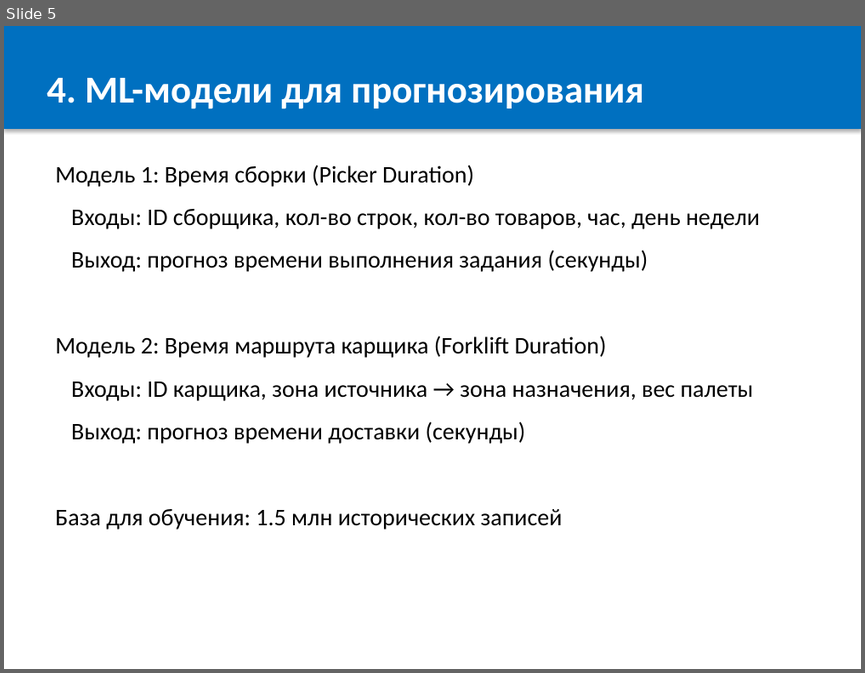
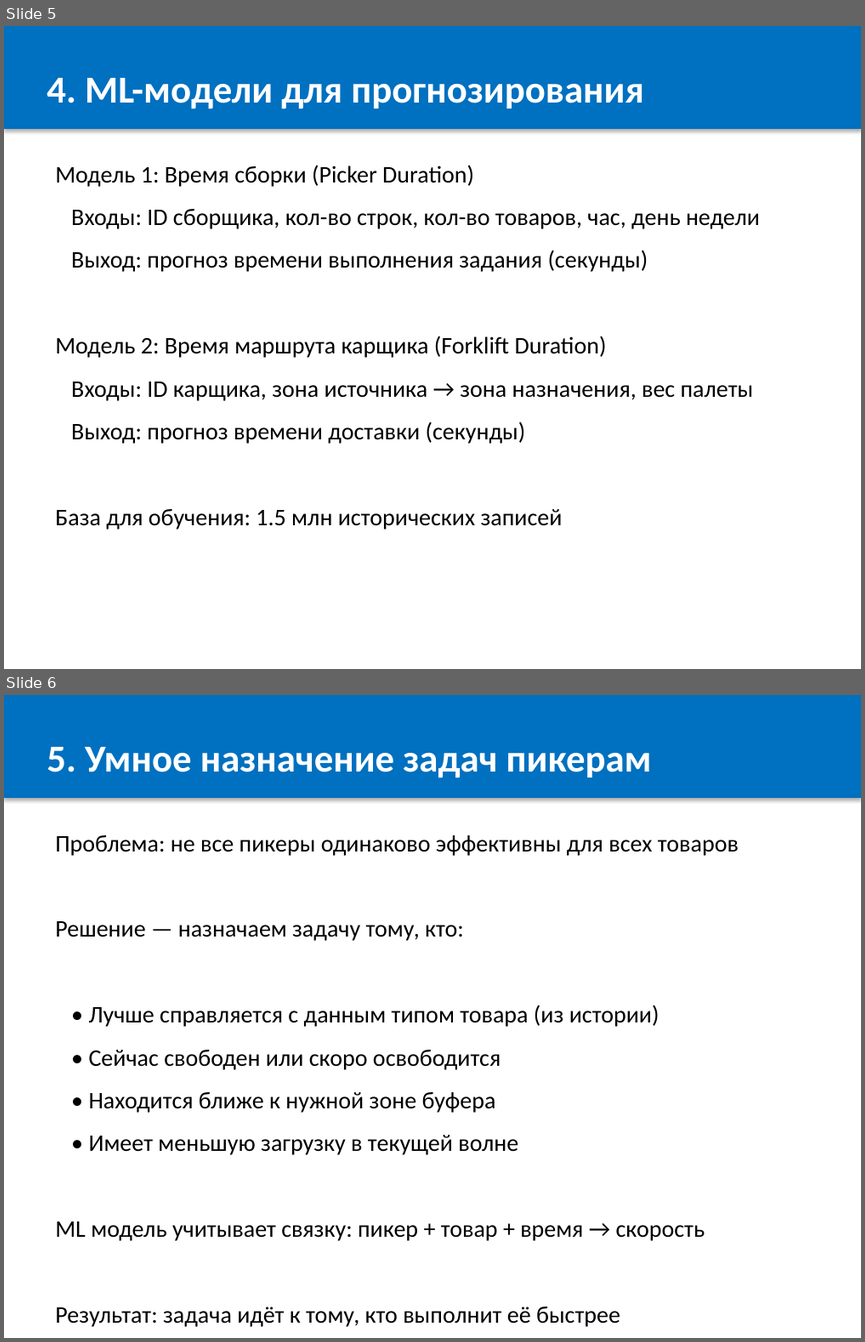
Before and after one commit to OnicaIon/WMSOpti, a slide deck: docs/WMS_Buffer_Optimization.pptx. Shown one above the other, each under a label of ours: slide 5 before the commit, slides 5 and 6 after it. The pictures are 865x673 and 865x1342 pixels, drawn with LibreOffice and Linux fonts; fonts in the diff are those of the drawing. Boxes give left, top, right and bottom in pixels: in the first picture for what was removed or moved away, otherwise in the second. Text is boxed around its words. In the diff, an @@ line names an element or a change of style, - is before the commit and + after.

```diff
--- a/docs/WMS_Buffer_Optimization.pptx
+++ b/docs/WMS_Buffer_Optimization.pptx
@@ slide 6 added at (4, 695, 861, 1338), background #FFFFFF @@
@@ rectangle added at (4, 695, 861, 798), fill #0070C0, 32 pt, text #FFFFFF, bold @@
+5. Умное назначение задач пикерам
@@ text added at (55, 835, 738, 1327), 20 pt, text #000000 @@
+Проблема: не все пикеры одинаково эффективны для всех товаров
+Решение — назначаем задачу тому, кто:
+• Лучше справляется с данным типом товара (из истории)
+• Сейчас свободен или скоро освободится
+• Находится ближе к нужной зоне буфера
+• Имеет меньшую загрузку в текущей волне
+ML модель учитывает связку: пикер + товар + время → скорость
+Результат: задача идёт к тому, кто выполнит её быстрее
```
Also in this commit, not shown: 6 slides changed, 2 other files.
